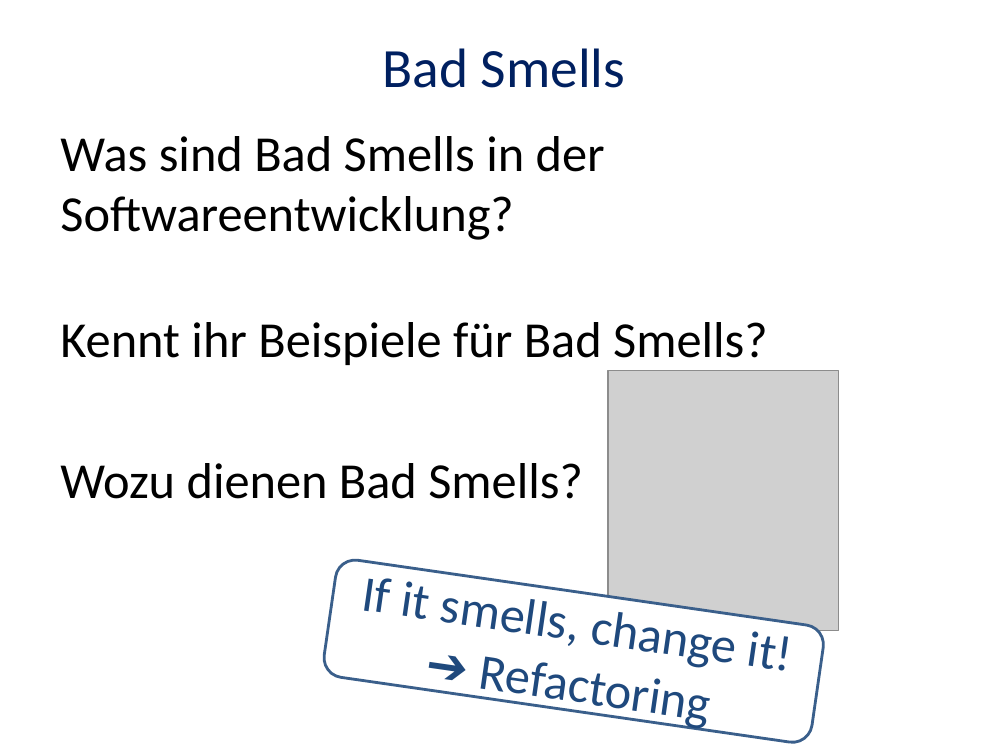
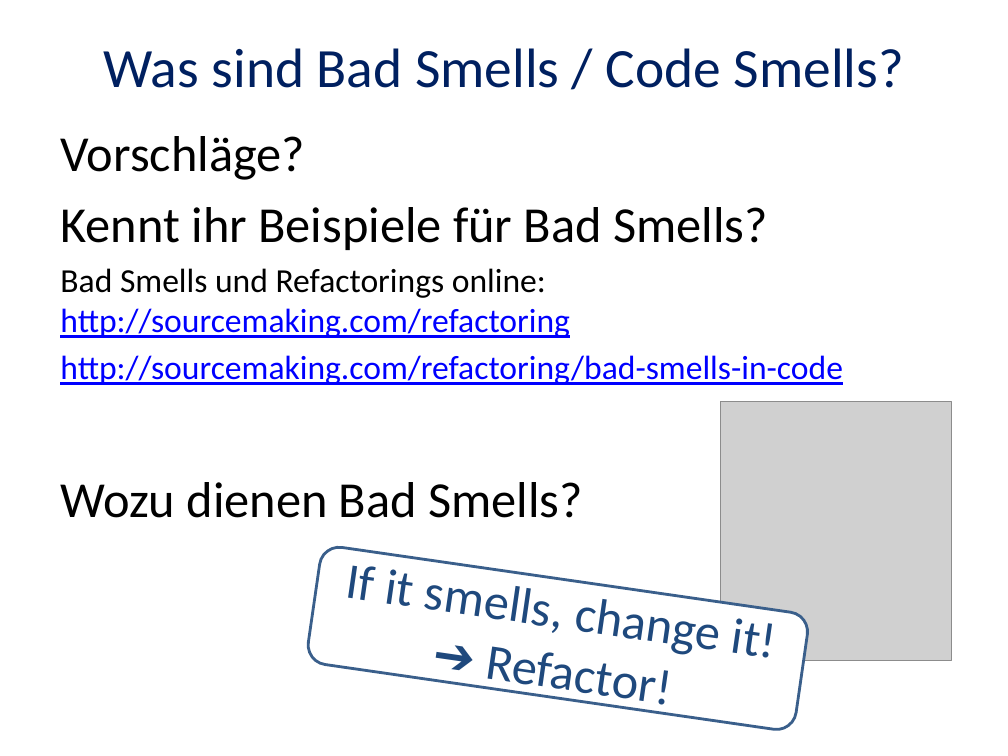
Before and after one commit to trav010/CodingDojoDPA, a slide deck: slide 5 of StringCalculator/doc/Coding-Dojo-2015-02-18.pptx (slide 4 before the commit). Drawn at 1008x756 pixels with LibreOffice and Linux fonts; fonts in the diff are those of the drawing; grey boxes stand for pictures. Boxes give left, top, right and bottom in pixels: in the first picture for what was removed or moved away, otherwise in the second. Text is boxed around its words. In the diff, an @@ line names an element or a change of style, - is before the commit and + after.

Commit message:
completed slides

```diff
--- a/StringCalculator/doc/Coding-Dojo-2015-02-18.pptx
+++ b/StringCalculator/doc/Coding-Dojo-2015-02-18.pptx
@@ title at [104,48,904,88]: text changed @@
-Bad Smells
+Was sind Bad Smells / Code Smells?
@@ text at [60,136,305,180]: text changed @@
-Was sind Bad Smells in der Softwareentwicklung?
+Vorschläge?
@@ text at [60,268,843,385]: paragraphs added @@
+Bad Smells und Refactorings online: http://sourcemaking.com/refactoring
+http://sourcemaking.com/refactoring/bad-smells-in-code
@@ picture: place and size @@
-picture at [608,371,838,630]
+picture at [721,402,951,661]
@@ text in rounded rectangle at [306,545,810,732]: text changed @@
-➔ Refactoring
+➔ Refactor!
@@ rounded rectangle "If it smells, change it!": place and size @@
-rounded rectangle "If it smells, change it!" at [322,557,826,744]
+rounded rectangle "If it smells, change it!" at [306,545,810,732]
```
Also in this commit, not shown: 2 other slides changed, 8 slides added, 2 slides removed.
